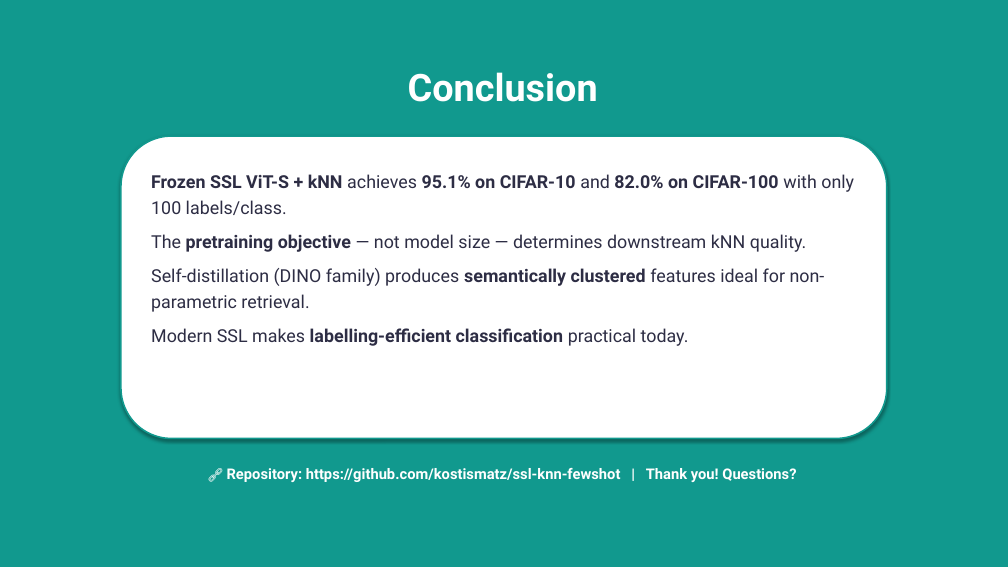
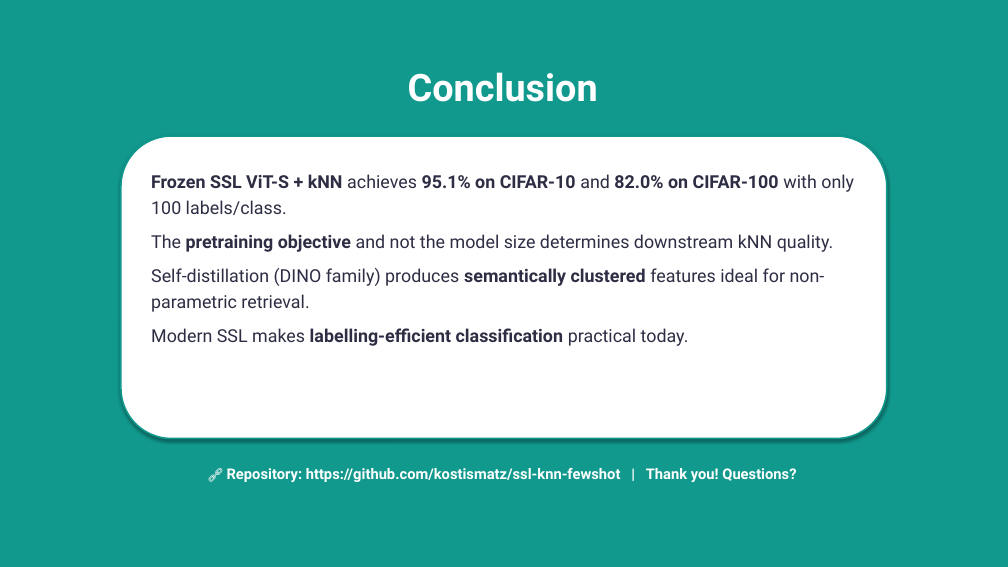
Before and after one commit to kostismatz/ssl-knn-fewshot, a slide deck: slide 18 of presentation.pptx (slide 16 before the commit). Drawn at 1008x567 pixels with LibreOffice and Linux fonts; fonts in the diff are those of the drawing. Boxes give left, top, right and bottom in pixels: in the first picture for what was removed or moved away, otherwise in the second. Text is boxed around its words. In the diff, an @@ line names an element or a change of style, - is before the commit and + after.

```diff
--- a/presentation.pptx
+++ b/presentation.pptx
@@ text at (x1=151, y1=234, x2=833, y2=252): text changed @@
-The pretraining objective — not model size — determines downstream kNN quality.
+The pretraining objective and not the model size determines downstream kNN quality.
```
Also in this commit, not shown: 5 other slides changed, 2 slides added, 11 other files.
